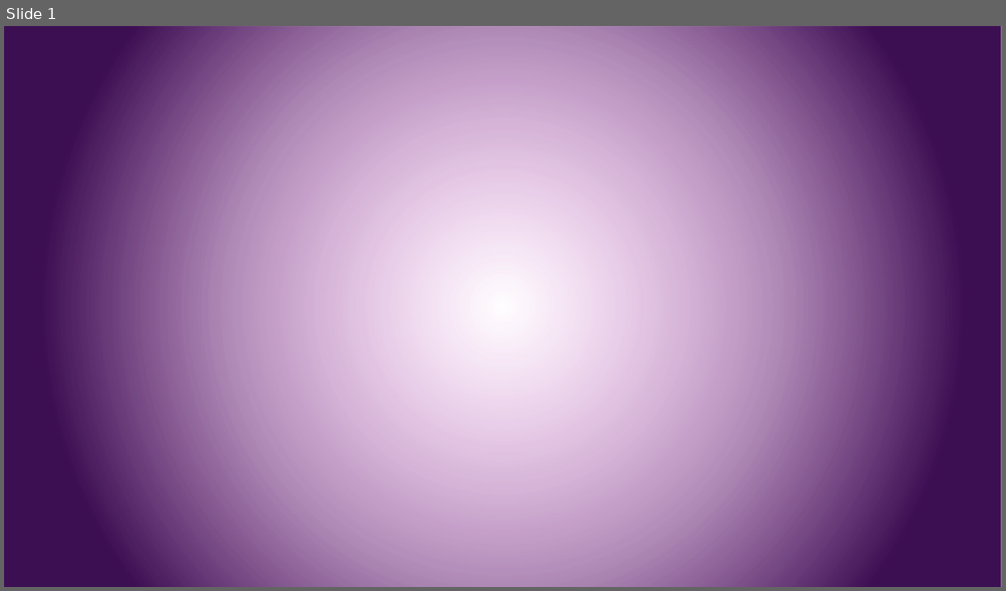
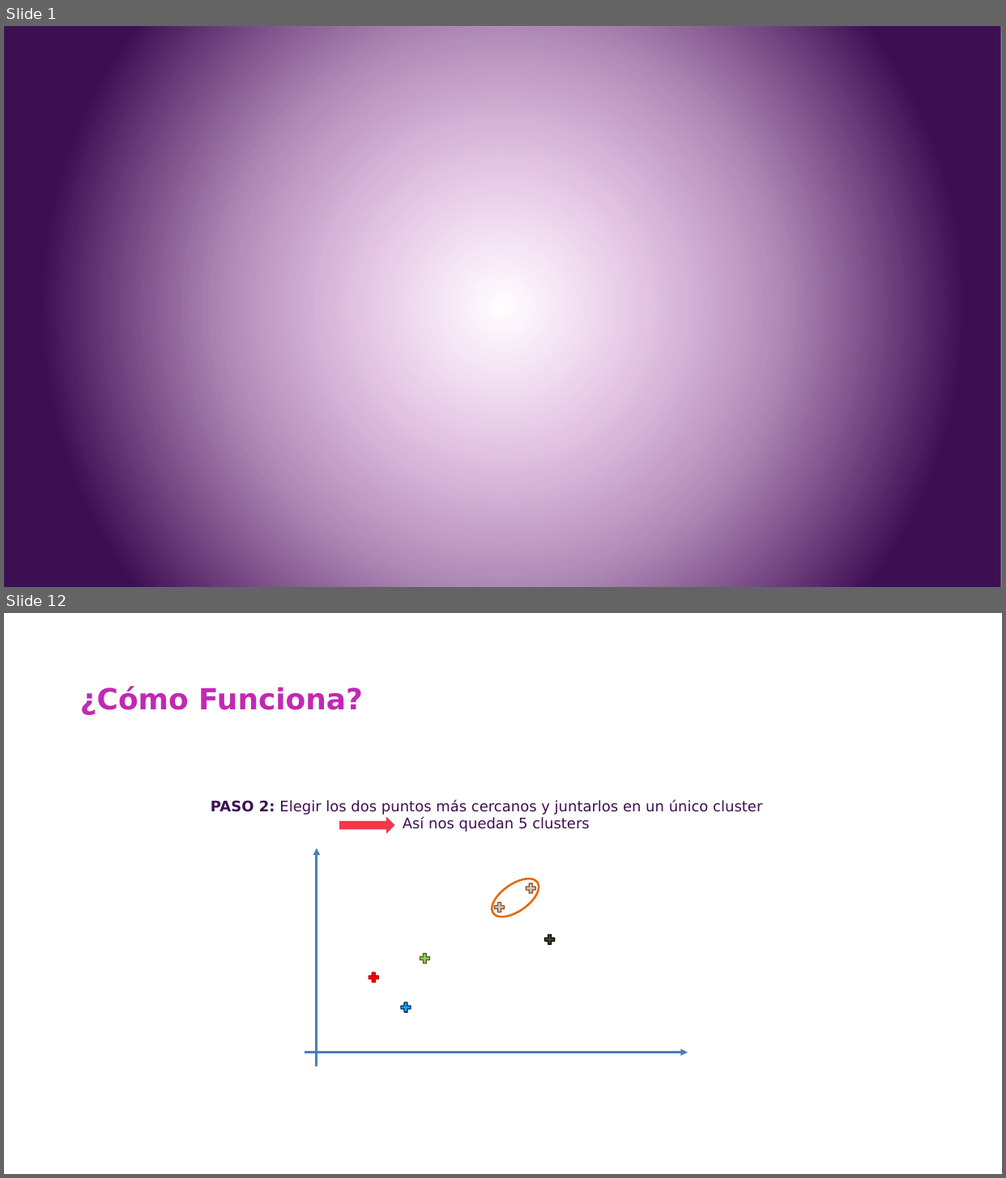
Before and after one commit to csameshiman/Axity_Curso_ML_2023, a slide deck: Diapositivas/Parte 04.Clustering/Sección 04.2.Hierarchical Clustering/Hierarchical_Clustering.pptx. Shown one above the other, each under a label of ours: slide 1 before the commit, slides 1 and 12 after it; the slides between them are not shown. The pictures are 1006x591 and 1006x1178 pixels, drawn with LibreOffice and Linux fonts; fonts in the diff are those of the drawing; background and template pictures are left out. Boxes give left, top, right and bottom in pixels: in the first picture for what was removed or moved away, otherwise in the second. Text is boxed around its words. In the diff, an @@ line names an element or a change of style, - is before the commit and + after.

```diff
--- a/Diapositivas/Parte 04.Clustering/Sección 04.2.Hierarchical Clustering/Hierarchical_Clustering.pptx
+++ b/Diapositivas/Parte 04.Clustering/Sección 04.2.Hierarchical Clustering/Hierarchical_Clustering.pptx
@@ slide 12 added at [4, 613, 1002, 1174], background picture (left out) @@
@@ title added at [80, 686, 363, 715], 28 pt, text #C228B4, bold @@
+¿Cómo Funciona?
@@ text added at [211, 800, 762, 832], 14 pt, text #3C0F53 @@
+PASO 2: Elegir los dos puntos más cercanos y juntarlos en un único cluster
+Así nos quedan 5 clusters
@@ right arrow added at [339, 816, 394, 834], fill #F4364C @@
@@ arrow added from (317, 1067) to (317, 848), #4A7EBB 2.25 pt @@
@@ ellipse added at [485, 871, 545, 925], outline #E46C0A 2 pt @@
@@ freeform shape added at [493, 901, 506, 914], fill #C7C9C6, outline #984807 1 pt @@
@@ freeform shape added at [525, 882, 538, 895], fill #C7C9C6, outline #984807 1 pt @@
@@ freeform shape added at [419, 952, 431, 965], fill #92D050, outline #4F6228 1 pt @@
@@ freeform shape added at [543, 933, 556, 946], fill #4A452A, outline #000000 1 pt @@
@@ freeform shape added at [368, 971, 380, 984], fill #FF0000, outline #C00000 1 pt @@
@@ freeform shape added at [399, 1001, 412, 1014], fill #00B0F0, outline #002060 1 pt @@
@@ arrow added from (305, 1053) to (688, 1053), #4A7EBB 2.25 pt @@
```
Also in this commit, not shown: 27 other slides added, 16 slides removed.
